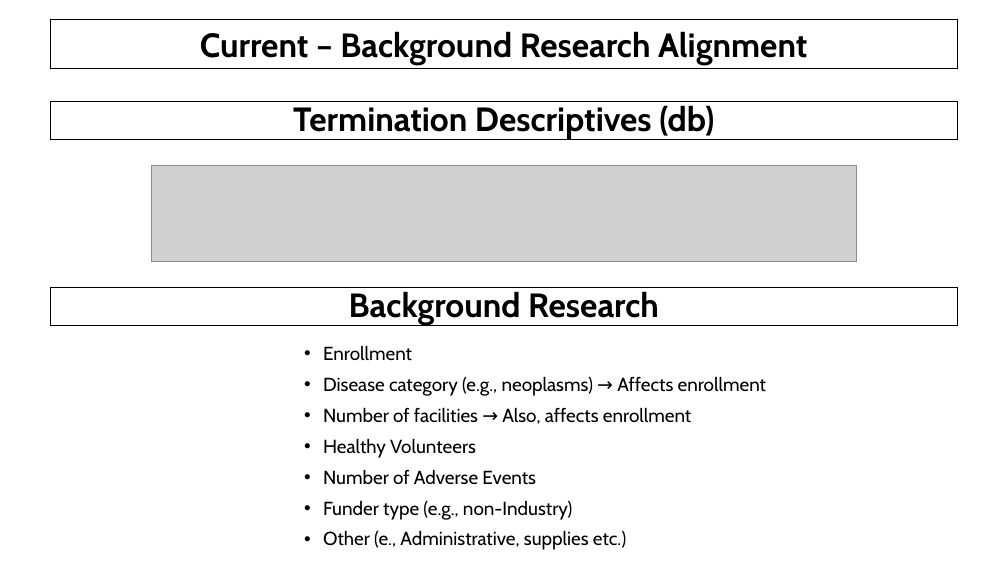
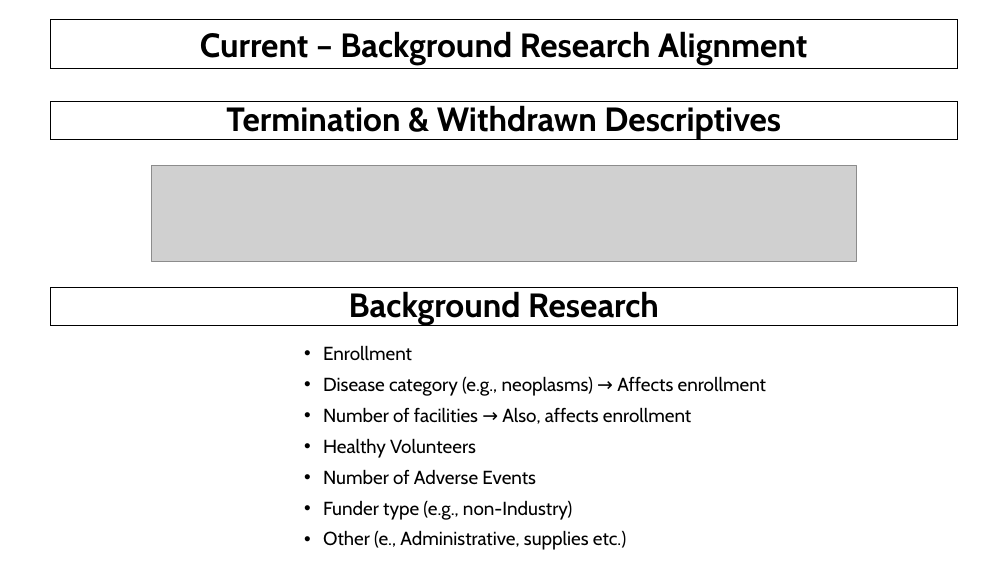
Before and after one commit to AndreouEugenia/Thesis, a slide deck: slide 27 of Thesis_Presentation.pptx. Drawn at 1008x567 pixels with LibreOffice and Linux fonts; fonts in the diff are those of the drawing; grey boxes stand for pictures; background and template pictures are left out. Boxes give left, top, right and bottom in pixels: in the first picture for what was removed or moved away, otherwise in the second. Text is boxed around its words. In the diff, an @@ line names an element or a change of style, - is before the commit and + after.

```diff
--- a/Thesis_Presentation.pptx
+++ b/Thesis_Presentation.pptx
@@ title at (226, 105, 781, 139): text changed @@
-Termination Descriptives (db)
+Termination & Withdrawn Descriptives
```
Also in this commit, not shown: 5 other slides changed, 2 other files.
